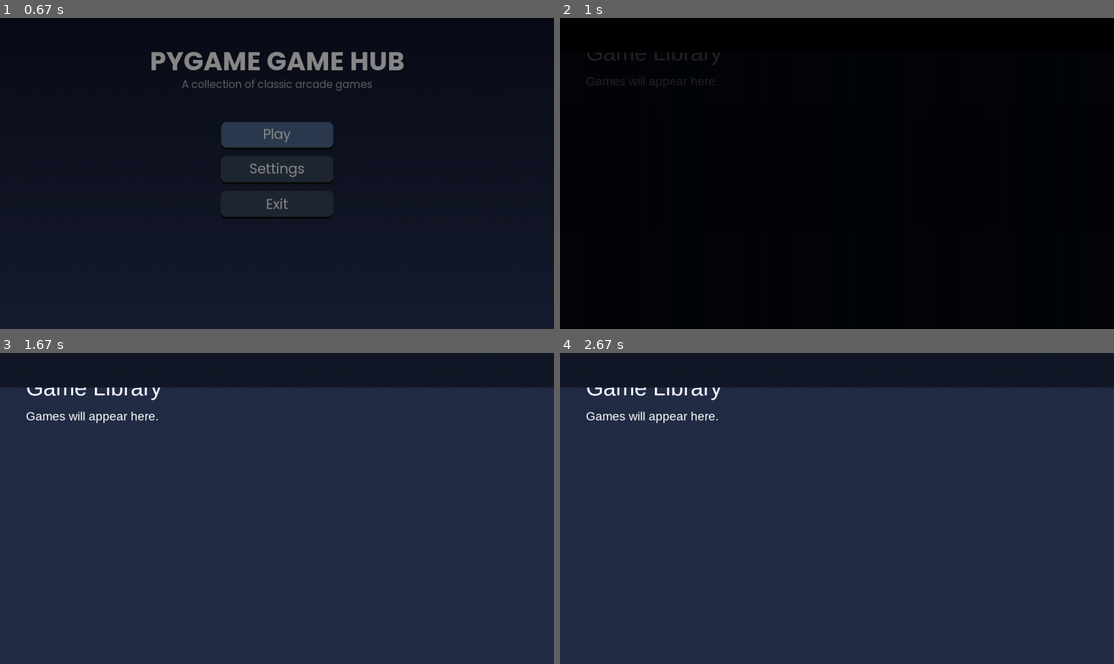
Above: before the commit, frames 1-4 (two rows, left to right).
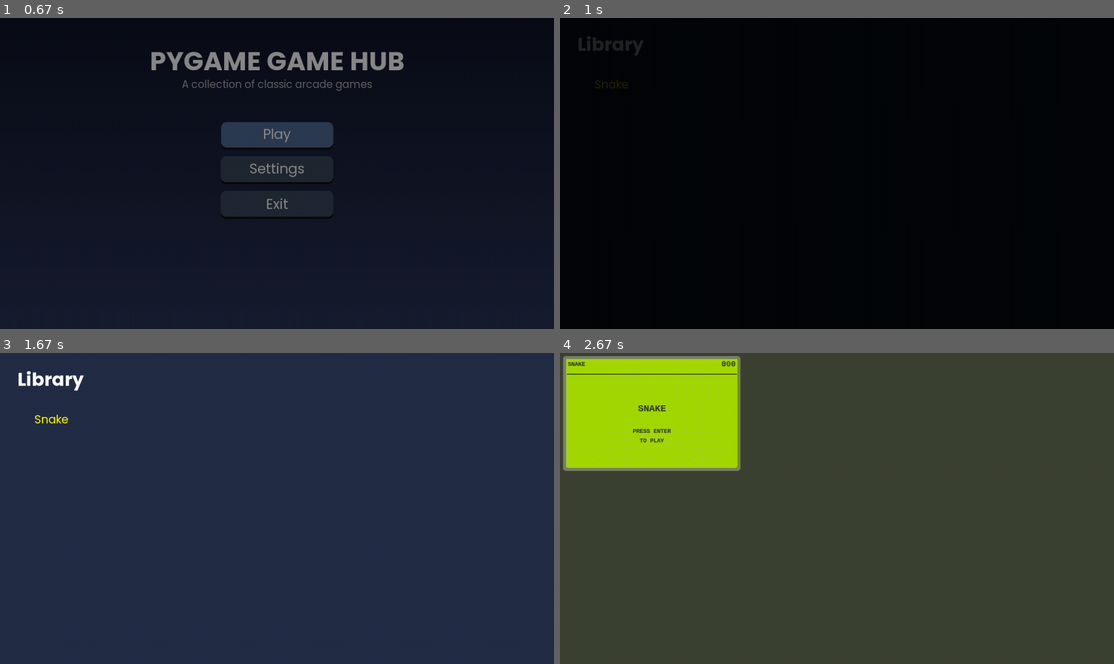
Above: after the commit, the same moments.

Repository: Amir-Erfanian/pygame_training
Game: pygame game, started from MultiGames/main.py
Two runs of this game, one before a commit and one after it. Both use one fixed random seed, a clock stepped at 60 frames per second and the inputs below.
Inputs (mouse positions are in pixels of both pictures, inside the frame that each line leads up to):
- Up to frame 1 (0.67 s): click "Play" at 0.38 s
- Up to frame 2 (1 s): no input
- Up to frame 3 (1.67 s): no input
- Up to frame 4 (2.67 s): tap Enter at 1.67 s; hold W 2-2.47 s; hold Down 2-2.47 s; move the mouse to (953, 468) at 2.03 s; hold D from 2.5 s (still down); hold Down from 2.5 s (still down); move the mouse to (726, 458) at 2.53 s

Frame 1 is identical in both runs. In frame 2, 0.5% of the frame differs, in the area x 3-29%, y 5-23%; in frame 3, 12%; in frame 4, 97%, in the area x 0-100%, y 0-100%.

Commit message:
Finally we can run a game in our hub.

Diff:
--- /dev/null
+++ b/MultiGames/games/registry.py
@@ -0,0 +1,21 @@
+from dataclasses import dataclass
+
+from games.snake.snake import SnakeScene
+
+
+@dataclass
+class GameInfo:
+    title: str
+    description: str
+    scene: type
+
+
+GAMES = [
+
+    GameInfo(
+        title="Snake",
+        description="Classic Snake",
+        scene=SnakeScene
+    )
+
+]
--- /dev/null
+++ b/MultiGames/games/snake/scene.py
@@ -0,0 +1,22 @@
+from core.scene import Scene
+from games.snake.snake import SnakeGame
+
+
+class SnakeScene(Scene):
+
+    def __init__(self, manager):
+        super().__init__(manager)
+
+        self.game = SnakeGame()
+
+        # Use the launcher's screen
+        self.game.screen = self.engine.screen
+
+    def handle_events(self, events):
+        self.events = events
+
+    def update(self, dt):
+        self.game.run_frame(self.events)
+
+    def draw(self, screen):
+        pygame.display.flip()
--- /dev/null
+++ b/MultiGames/games/snake/snake.py
@@ -0,0 +1,270 @@
+import sys
+import random
+import pygame
+from core.scene import Scene
+BACKGROUND_COLOR = (164, 216, 1)
+SNAKE_COLOR = (46, 56, 40)
+GRID_DOT_COLOR = (163, 176, 132)
+FRAME_COLOR = (60, 66, 50)
+PANEL_SHADOW_COLOR = (120, 130, 100)
+
+CELL_SIZE = 18
+COLUMNS = 22
+ROWS = 12
+
+TOP_BAR_HEIGHT = CELL_SIZE * 2
+BEZEL_THICKNESS = 14
+
+PLAY_AREA_WIDTH = COLUMNS * CELL_SIZE
+PLAY_AREA_HEIGHT = ROWS * CELL_SIZE
+
+SCREEN_WIDTH = PLAY_AREA_WIDTH + BEZEL_THICKNESS * 2
+SCREEN_HEIGHT = PLAY_AREA_HEIGHT + TOP_BAR_HEIGHT + BEZEL_THICKNESS * 2
+
+FPS = 60
+
+START_SPEED_INTERVAL = 160
+MIN_SPEED_INTERVAL = 70
+SPEED_INCREMENT = 4
+
+UP, DOWN, LEFT, RIGHT = (0, -1), (0, 1), (-1, 0), (1, 0)
+
+MOVE_EVENT = pygame.USEREVENT + 1
+
+
+def make_beep(freq=880, ms=60, volume=0.25):
+    try:
+        import numpy as np
+        sample_rate = 44100
+        n_samples = int(sample_rate * ms / 1000)
+        t = np.linspace(0, ms / 1000, n_samples, endpoint=False)
+        wave = np.sign(np.sin(2 * np.pi * freq * t))
+        audio = (wave * volume * 32767).astype(np.int16)
+        stereo = np.column_stack([audio, audio])
+        return pygame.sndarray.make_sound(stereo)
+    except Exception:
+        return None
+
+
+class SnakeScene(Scene):
+    def __init__(self, manager):
+        super().__init__(manager)
+
+
+        self.screen = self.engine.screen
+        self.font_big = pygame.font.SysFont("couriernew,monospace", 22, bold=True)
+        self.font_small = pygame.font.SysFont("couriernew,monospace", 14, bold=True)
+        self.font_score = pygame.font.SysFont("couriernew,monospace", 18, bold=True)
+
+        self.beep_eat = make_beep(1000, 50)
+        self.beep_die = make_beep(160, 300)
+        self.beep_start = make_beep(660, 80)
+
+        self.high_score = 0
+        self.reset()
+
+    def reset(self):
+        cx, cy = COLUMNS // 2, ROWS // 2
+        self.snake = [(cx - 1, cy), (cx - 2, cy), (cx - 3, cy)]
+        self.direction = RIGHT
+        self.pending_direction = RIGHT
+        self.grow_pending = 0
+        self.score = 0
+        self.interval = START_SPEED_INTERVAL
+        self.state = "START"
+        self.food = self.spawn_food()
+        pygame.time.set_timer(MOVE_EVENT, self.interval)
+
+    def spawn_food(self):
+        occupied = set(self.snake)
+        while True:
+            pos = (random.randrange(COLUMNS), random.randrange(ROWS))
+            if pos not in occupied:
+                return pos
+
+    def handle_input(self, event):
+
+        if event.type != pygame.KEYDOWN:
+            return
+
+        if event.key == pygame.K_ESCAPE:
+            from menus.library import Library
+            self.manager.change_scene(Library(self.manager))
+            return
+
+        if self.state == "START":
+            if event.key == pygame.K_RETURN:
+                self.state = "PLAYING"
+                if self.beep_start:
+                    self.beep_start.play()
+            return
+
+        if self.state == "GAMEOVER":
+            if event.key == pygame.K_RETURN:
+                self.reset()
+            return
+
+        if event.key == pygame.K_p:
+            if self.state == "PLAYING":
+                self.state = "PAUSED"
+            elif self.state == "PAUSED":
+                self.state = "PLAYING"
+            return
+
+        if self.state != "PLAYING":
+            return
+
+        if event.key in (pygame.K_UP, pygame.K_w) and self.direction != DOWN:
+            self.pending_direction = UP
+
+        elif event.key in (pygame.K_DOWN, pygame.K_s) and self.direction != UP:
+            self.pending_direction = DOWN
+
+        elif event.key in (pygame.K_LEFT, pygame.K_a) and self.direction != RIGHT:
+            self.pending_direction = LEFT
+
+        elif event.key in (pygame.K_RIGHT, pygame.K_d) and self.direction != LEFT:
+            self.pending_direction = RIGHT
+
+
+    def step(self):
+        if self.state != "PLAYING":
+            return
+
+        self.direction = self.pending_direction
+        head_x, head_y = self.snake[0]
+        dx, dy = self.direction
+        new_head = (head_x + dx, head_y + dy)
+
+        if not (0 <= new_head[0] < COLUMNS and 0 <= new_head[1] < ROWS):
+            self.game_over()
+            return
+
+        body_to_check = self.snake if self.grow_pending > 0 else self.snake[:-1]
+        if new_head in body_to_check:
+            self.game_over()
+            return
+
+        self.snake.insert(0, new_head)
+
+        if new_head == self.food:
+            self.score += 1
+            self.high_score = max(self.high_score, self.score)
+            self.grow_pending += 1
+            self.food = self.spawn_food()
+            if self.beep_eat:
+                self.beep_eat.play()
+            self.interval = max(MIN_SPEED_INTERVAL, self.interval - SPEED_INCREMENT)
+            pygame.time.set_timer(MOVE_EVENT, self.interval)
+
+        if self.grow_pending > 0:
+            self.grow_pending -= 1
+        else:
+            self.snake.pop()
+
+    def game_over(self):
+        self.state = "GAMEOVER"
+        if self.beep_die:
+            self.beep_die.play()
+
+    def draw_cell(self, gx, gy, color=SNAKE_COLOR, inset=2):
+        x = BEZEL_THICKNESS + gx * CELL_SIZE
+        y = BEZEL_THICKNESS + TOP_BAR_HEIGHT + gy * CELL_SIZE
+        rect = pygame.Rect(x + inset, y + inset, CELL_SIZE - inset * 2, CELL_SIZE - inset * 2)
+        pygame.draw.rect(self.screen, color, rect)
+
+    def draw_lcd_background(self):
+        for gx in range(COLUMNS):
+            for gy in range(ROWS):
+                x = BEZEL_THICKNESS + gx * CELL_SIZE
+                y = BEZEL_THICKNESS + TOP_BAR_HEIGHT + gy * CELL_SIZE
+                dot = pygame.Rect(x + CELL_SIZE // 2 - 1, y + CELL_SIZE // 2 - 1, 2, 2)
+                pygame.draw.rect(self.screen, GRID_DOT_COLOR, dot)
+
+    def draw_frame(self):
+        pygame.draw.rect(self.screen, FRAME_COLOR, self.screen.get_rect())
+        panel = pygame.Rect(BEZEL_THICKNESS // 2, BEZEL_THICKNESS // 2,
+                             SCREEN_WIDTH - BEZEL_THICKNESS, SCREEN_HEIGHT - BEZEL_THICKNESS)
+        pygame.draw.rect(self.screen, PANEL_SHADOW_COLOR, panel, border_radius=6)
+        inner = pygame.Rect(BEZEL_THICKNESS, BEZEL_THICKNESS, SCREEN_WIDTH - BEZEL_THICKNESS * 2, SCREEN_HEIGHT - BEZEL_THICKNESS * 2)
+        pygame.draw.rect(self.screen, BACKGROUND_COLOR, inner, border_radius=4)
+
+    def draw_status_bar(self):
+        bar_rect = pygame.Rect(BEZEL_THICKNESS, BEZEL_THICKNESS, PLAY_AREA_WIDTH, TOP_BAR_HEIGHT)
+        pygame.draw.rect(self.screen, BACKGROUND_COLOR, bar_rect)
+
+        title = self.font_small.render("SNAKE", True, SNAKE_COLOR)
+        self.screen.blit(title, (BEZEL_THICKNESS + 4, BEZEL_THICKNESS + 4))
+
+        score_text = self.font_score.render(f"{self.score:03d}", True, SNAKE_COLOR)
+        score_rect = score_text.get_rect()
+        score_rect.topright = (BEZEL_THICKNESS + PLAY_AREA_WIDTH - 4, BEZEL_THICKNESS + 2)
+        self.screen.blit(score_text, score_rect)
+
+        line_y = BEZEL_THICKNESS + TOP_BAR_HEIGHT - 2
+        pygame.draw.line(self.screen, SNAKE_COLOR,
+                          (BEZEL_THICKNESS + 2, line_y), (BEZEL_THICKNESS + PLAY_AREA_WIDTH - 2, line_y), 2)
+
+    def draw_centered_text_block(self, lines, start_y, big_first=True):
+        y = start_y
+        for i, line in enumerate(lines):
+            font = self.font_big if (i == 0 and big_first) else self.font_small
+            surf = font.render(line, True, SNAKE_COLOR)
+            rect = surf.get_rect(center=(SCREEN_WIDTH // 2, y))
+            self.screen.blit(surf, rect)
+            y += font.get_height() + 6
+
+
+    def draw(self, screen):
+
+        self.screen = screen
+
+        self.draw_frame()
+        self.draw_status_bar()
+        self.draw_lcd_background()
+
+        if self.state == "START":
+            self.draw_centered_text_block(
+                ["SNAKE", "", "PRESS ENTER", "TO PLAY"],
+                start_y=BEZEL_THICKNESS + TOP_BAR_HEIGHT + PLAY_AREA_HEIGHT // 2 - 30,
+            )
+        else:
+            self.draw_cell(*self.food, color=SNAKE_COLOR, inset=4)
+
+            for segment in self.snake:
+                self.draw_cell(*segment, color=SNAKE_COLOR, inset=2)
+
+            if self.state == "PAUSED":
+                self.draw_centered_text_block(
+                    ["PAUSED", "", "PRESS P", "TO RESUME"],
+                    start_y=BEZEL_THICKNESS + TOP_BAR_HEIGHT + PLAY_AREA_HEIGHT // 2 - 30,
+                )
+
+            elif self.state == "GAMEOVER":
+                self.draw_centered_text_block(
+                    [
+                        "GAME OVER",
+                        "",
+                        f"SCORE {self.score:03d}",
+                        f"BEST  {self.high_score:03d}",
+                        "",
+                        "ENTER=RETRY",
+                    ],
+                    start_y=BEZEL_THICKNESS + TOP_BAR_HEIGHT + PLAY_AREA_HEIGHT // 2 - 55,
+                )
+
+    def handle_events(self, events):
+
+        for event in events:
+
+            if event.type == pygame.QUIT:
+                pygame.quit()
+                sys.exit()
+
+            elif event.type == MOVE_EVENT:
+                self.step()
+
+            elif event.type == pygame.KEYDOWN:
+                self.handle_input(event)
+    def update(self, dt):
+        pass
--- a/MultiGames/menus/library.py
+++ b/MultiGames/menus/library.py
@@ -3,6 +3,7 @@
 import settings
 
 from core.scene import Scene
+from games.registry import GAMES
 
 
 class Library(Scene):
@@ -10,15 +11,17 @@
     def __init__(self, manager):
         super().__init__(manager)
 
-        self.title_font = pygame.font.SysFont(
-            settings.FONT_NAME,
-            52
+        self.font = self.engine.assets.font(
+            "Poppins-Bold.ttf",
+            42
         )
 
-        self.small_font = pygame.font.SysFont(
-            settings.FONT_NAME,
-            28
+        self.small = self.engine.assets.font(
+            "Poppins-Regular.ttf",
+            26
         )
+
+        self.selected = 0
 
     def handle_events(self, events):
 
@@ -27,11 +30,40 @@
             if event.type == pygame.KEYDOWN:
 
                 if event.key == pygame.K_ESCAPE:
+
                     from menus.main_menu import MainMenu
+
                     self.manager.change_scene(
                         MainMenu(self.manager)
                     )
 
+                elif event.key == pygame.K_DOWN:
+
+                    self.selected = min(
+                        self.selected + 1,
+                        len(GAMES) - 1
+                    )
+
+                elif event.key == pygame.K_UP:
+
+                    self.selected = max(
+                        self.selected - 1,
+                        0
+                    )
+
+                elif event.key == pygame.K_RETURN:
+                    print("ENTER PRESSED")
+
+                    scene = GAMES[self.selected].scene
+                    print("Scene:", scene)
+
+                    try:
+                        instance = scene(self.manager)
+                        print("Scene created successfully")
+                        self.manager.change_scene(instance)
+                    except Exception as e:
+                        import traceback
+                        traceback.print_exc()
     def update(self, dt):
         pass
 
@@ -39,23 +71,30 @@
 
         screen.fill((35, 45, 70))
 
-        title = self.title_font.render(
-            "Game Library",
+        title = self.font.render(
+            "Library",
             True,
             settings.WHITE
         )
 
-        screen.blit(title, (60, 50))
+        screen.blit(title, (40, 40))
 
-        text = self.small_font.render(
-            "Games will appear here.",
-            True,
-            settings.WHITE
-        )
+        y = 140
 
-        screen.blit(text, (60, 130))
+        for i, game in enumerate(GAMES):
 
-        pygame.draw.rect(
-        screen,
-        (20, 25, 40),
-        (0, 0, settings.WIDTH, 80))
+            color = (
+                (255, 255, 0)
+                if i == self.selected
+                else settings.WHITE
+            )
+
+            text = self.small.render(
+                game.title,
+                True,
+                color
+            )
+
+            screen.blit(text, (80, y))
+
+            y += 60
--- a/MultiGames/menus/main_menu.py
+++ b/MultiGames/menus/main_menu.py
@@ -56,8 +56,8 @@
             )
 
             self.layout.add(button)
+    def play(self):
 
-    def play(self):
         from menus.library import Library
 
         self.manager.change_scene(
Empty file added: MultiGames/core/ui/game_card.py
Empty file added: MultiGames/games/snake/__init__.py
